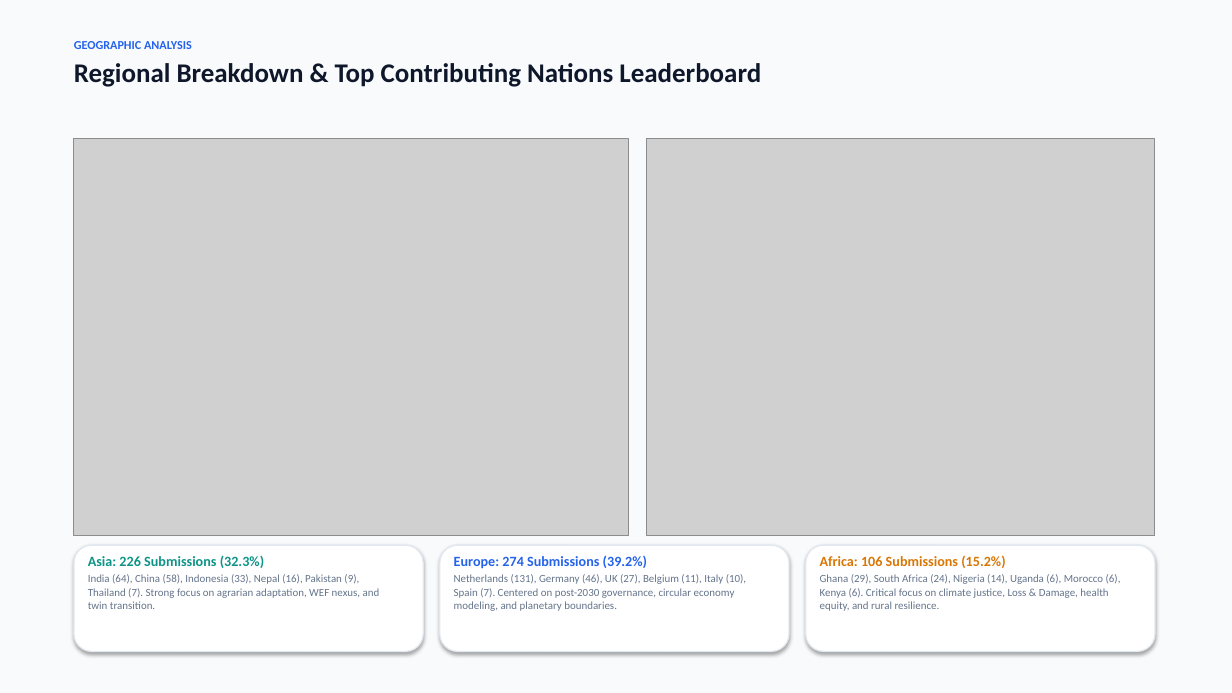
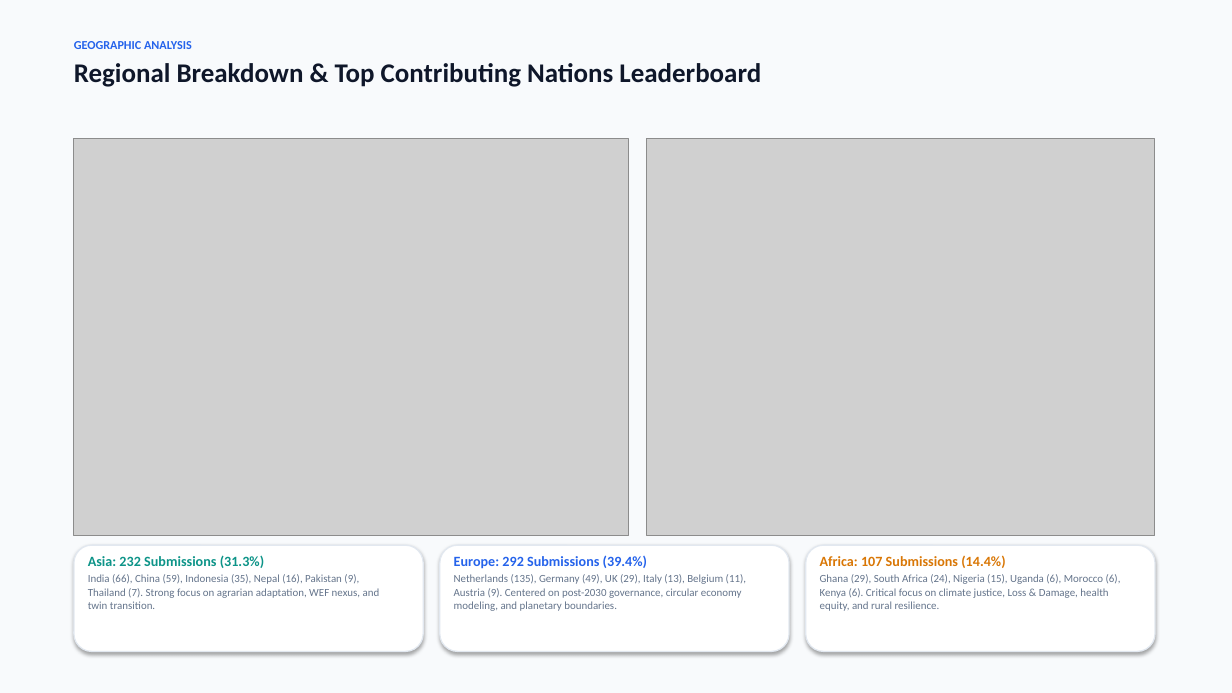
Before and after one commit to ponraj-aru/gsc2027-dashboard, a slide deck: slide 4 of GSC2027_Abstract_Submissions_Analysis_Report.pptx. Drawn at 1232x693 pixels with LibreOffice and Linux fonts; fonts in the diff are those of the drawing; grey boxes stand for pictures. Boxes give left, top, right and bottom in pixels: in the first picture for what was removed or moved away, otherwise in the second. Text is boxed around its words. In the diff, an @@ line names an element or a change of style, - is before the commit and + after.

Commit message:
Update dashboard with latest abstracts from adminPapersBrowse_2026-11-01_04-41-18.doc (741 submissions)

```diff
--- a/GSC2027_Abstract_Submissions_Analysis_Report.pptx
+++ b/GSC2027_Abstract_Submissions_Analysis_Report.pptx
@@ text at [88, 555, 380, 609]: text changed @@
-Asia: 226 Submissions (32.3%)
-India (64), China (58), Indonesia (33), Nepal (16), Pakistan (9), Thailand (7). Strong focus on agrarian adaptation, WEF nexus, and twin transition.
+Asia: 232 Submissions (31.3%)
+India (66), China (59), Indonesia (35), Nepal (16), Pakistan (9), Thailand (7). Strong focus on agrarian adaptation, WEF nexus, and twin transition.
@@ text at [454, 555, 746, 611]: text changed @@
-Europe: 274 Submissions (39.2%)
-Netherlands (131), Germany (46), UK (27), Belgium (11), Italy (10), Spain (7). Centered on post-2030 governance, circular economy modeling, and planetary boundaries.
+Europe: 292 Submissions (39.4%)
+Netherlands (135), Germany (49), UK (29), Italy (13), Belgium (11), Austria (9). Centered on post-2030 governance, circular economy modeling, and planetary boundaries.
@@ text at [820, 555, 1121, 611]: text changed @@
-Africa: 106 Submissions (15.2%)
-Ghana (29), South Africa (24), Nigeria (14), Uganda (6), Morocco (6), Kenya (6). Critical focus on climate justice, Loss & Damage, health equity, and rural resilience.
+Africa: 107 Submissions (14.4%)
+Ghana (29), South Africa (24), Nigeria (15), Uganda (6), Morocco (6), Kenya (6). Critical focus on climate justice, Loss & Damage, health equity, and rural resilience.
```
Also in this commit, not shown: 14 other slides changed, 45 other files.
